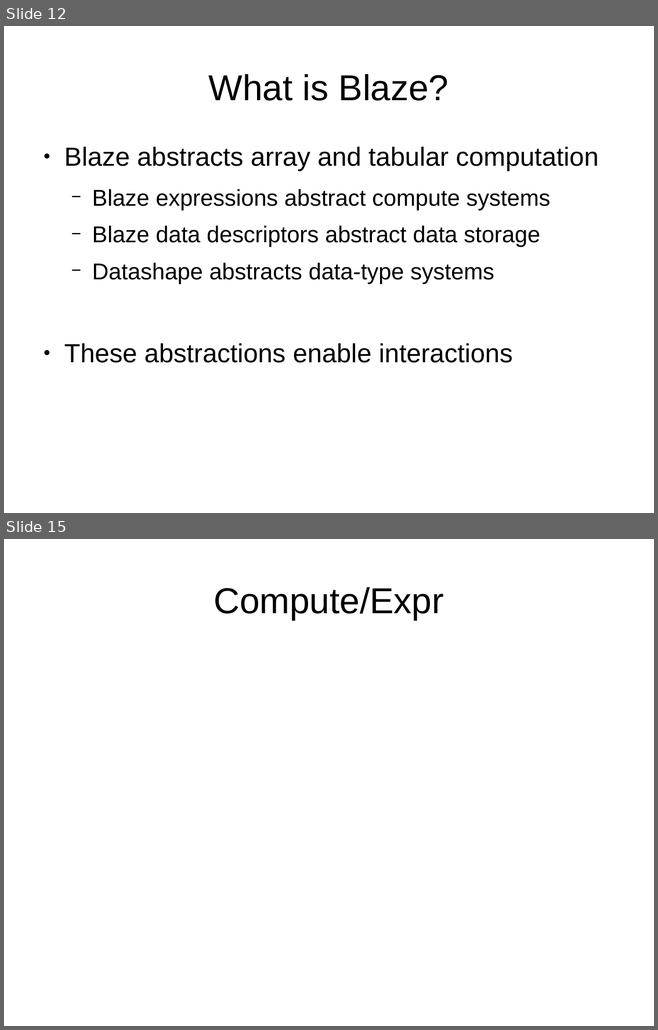
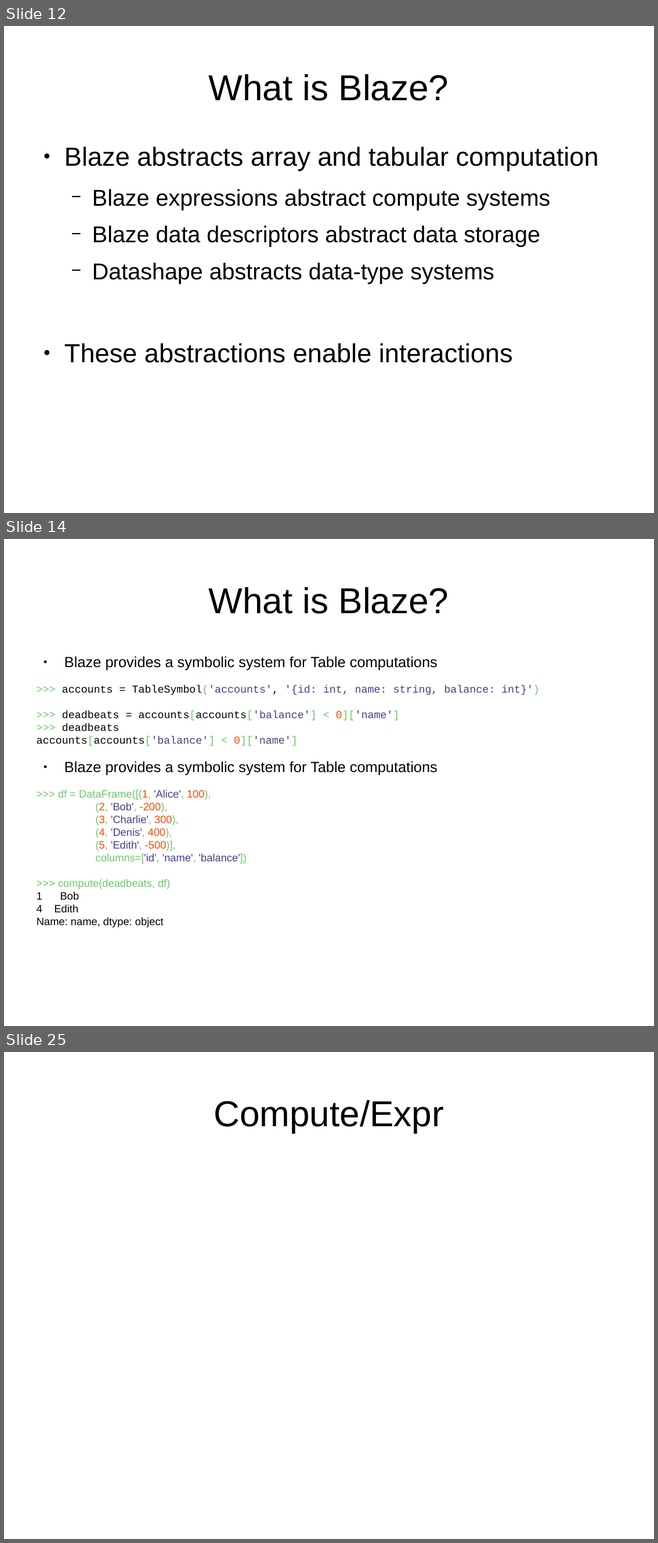
Before and after one commit to mrocklin/blaze-scipy-2014, a slide deck: SciPy2014Blaze.odp. Shown one above the other, each under a label of ours: slides 12 and 15 before the commit, slides 12, 14 and 25 after it; the slides between them are not shown. The pictures are 658x1030 and 658x1543 pixels, drawn with LibreOffice and Linux fonts; fonts in the diff are those of the drawing; background and template pictures are left out. Boxes give left, top, right and bottom in pixels: in the first picture for what was removed or moved away, otherwise in the second. Text is boxed around its words. In the diff, an @@ line names an element or a change of style, - is before the commit and + after.

```diff
--- a/SciPy2014Blaze.odp
+++ b/SciPy2014Blaze.odp
@@ slide 14 added at (4, 539, 654, 1026), background picture (left out) @@
@@ title added at (209, 587, 449, 614), 44 pt, text #000000 @@
+What is Blaze?
@@ text added at (36, 656, 539, 928), 13 pt, text #000000 @@
+● Blaze provides a symbolic system for Table computations
+>>> accounts = TableSymbol('accounts', '{id: int, name: string, balance: int}')
+>>> deadbeats = accounts[accounts['balance'] < 0]['name']
+>>> deadbeats
+accounts[accounts['balance'] < 0]['name']
+● Blaze provides a symbolic system for Table computations
+>>> df = DataFrame([(1, 'Alice', 100),
+(2, 'Bob', -200),
+(3, 'Charlie', 300),
+(4, 'Denis', 400),
+(5, 'Edith', -500)],
+columns=['id', 'name', 'balance'])
+>>> compute(deadbeats, df)
+1 Bob
+4 Edith
+Name: name, dtype: object
@@ what was slide 15 is now slide 25 @@
```
Also in this commit, not shown: 1 slide changed, 9 other slides added.
